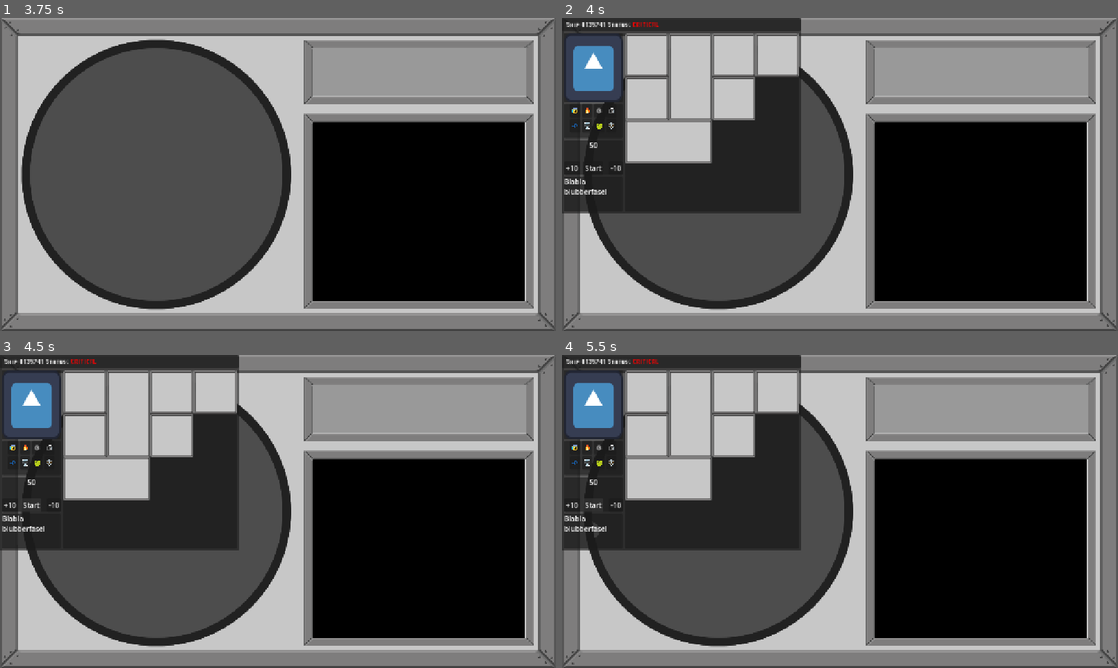
Above: before the commit, frames 1-4 (two rows, left to right).
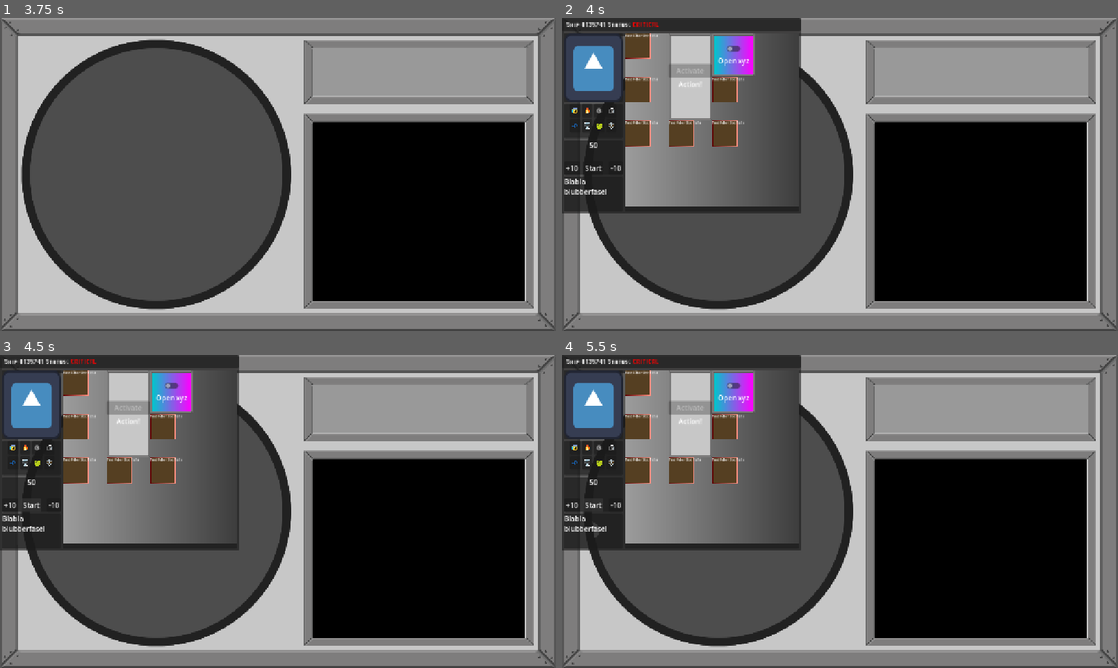
Above: after the commit, the same moments.

Repository: MisterIXI/godot-wildjam-98
Game: Godot game, scene res://scenes/menu/main_menu.tscn
Same seed, same stepped clock (60 frames per second), same inputs: the game is played once before the commit and once after it. The engine's default icon, where the game draws it, is replaced by a stand-in: a white triangle on a blue panel in a dark square. Sound files missing from this copy of the repository are replaced by a short silence.
Inputs (mouse positions are in pixels of both pictures, inside the frame that each line leads up to):
- Up to frame 1 (3.75 s): click "Start" at 0.5 s; tap Enter at 1.25, 2.75 s; move the mouse to (400, 158) at 1.27 s; press the mouse at (400, 158) at 1.28 s; release the mouse at (400, 158) at 2 s; tap Space at 2, 3.5 s; drag from (166, 190) to (250, 237) at 2.02 s; move the mouse to (333, 105) at 2.77 s; press the mouse at (333, 105) at 2.78 s; release the mouse at (333, 105) at 3.5 s; drag from (250, 237) to (111, 127) at 3.52 s
- Up to frame 2 (4 s): no input
- Up to frame 3 (4.5 s): click "Start" at 4.25 s
- Up to frame 4 (5.5 s): click "Start" at 5 s

Frame 1 is identical in both runs. In frame 2, 15% of the frame differs, in the area x 11-43%, y 4-61%; in frame 3, 15%; in frame 4, 15%.

Commit message:
progress to working module spawner

Diff:
--- /dev/null
+++ b/space-ship-support/resources/modules/diagnose/mod_diag_led.tscn
@@ -0,0 +1,9 @@
+[gd_scene format=3 uid="uid://dlb0o2qwnvohy"]
+
+[node name="ModDiagLed" type="Control" unique_id=67337367]
+layout_mode = 3
+anchors_preset = 15
+anchor_right = 1.0
+anchor_bottom = 1.0
+grow_horizontal = 2
+grow_vertical = 2
--- a/space-ship-support/scenes/menu/background_anim.gd
+++ b/space-ship-support/scenes/menu/background_anim.gd
@@ -35,7 +35,9 @@
 	label.global_position = pos
 	label.text = "S" if randf() < 0.9 else "T"
 	add_child(label)
-
+	if not get_tree():
+		push_warning("wtf")
+		return
 	var tween: Tween = get_tree().create_tween().set_parallel(true)
 	var this_lifetime = randf_range(lifetime * min_variance, lifetime * max_variance)
 	tween.tween_property(label, "modulate:a", 0.0, this_lifetime * 0.95)
--- a/space-ship-support/scenes/modules/locked_action_module1x2.tscn
+++ b/space-ship-support/scenes/modules/locked_action_module1x2.tscn
@@ -1,6 +1,7 @@
 [gd_scene format=3 uid="uid://dmn2w6p4x5lfp"]
 
 [ext_resource type="Script" uid="uid://c31wecxucr7to" path="res://scenes/modules/locked_action_module.gd" id="1_wtljm"]
+[ext_resource type="Texture2D" uid="uid://d33n1qrupesbq" path="res://assets/9slice_base.png" id="2_arqsx"]
 
 [sub_resource type="Gradient" id="Gradient_d0aqk"]
 colors = PackedColorArray(0.36155424, 3.218744e-07, 1.2032687e-07, 1, 1, 0.5710682, 0.50889325, 1)
@@ -10,29 +11,27 @@
 width = 80
 height = 160
 
-[sub_resource type="Gradient" id="Gradient_tbj38"]
-resource_local_to_scene = true
-colors = PackedColorArray(0.9999996, 0.5422048, 0.22767588, 1, 0.27538705, 0.63770074, 1, 1)
-
-[sub_resource type="GradientTexture2D" id="GradientTexture2D_66fu8"]
-resource_local_to_scene = true
-gradient = SubResource("Gradient_tbj38")
-width = 76
-height = 156
-
 [node name="LockedActionModule1x2" type="Control" unique_id=513390589 node_paths=PackedStringArray("button")]
 layout_mode = 3
-anchors_preset = 15
-anchor_right = 1.0
-anchor_bottom = 1.0
-offset_right = -1200.0
-offset_bottom = -560.0
-grow_horizontal = 2
-grow_vertical = 2
+anchors_preset = 0
+offset_right = 100.0
+offset_bottom = 200.0
 script = ExtResource("1_wtljm")
 button = NodePath("VBoxContainer/Button")
 
+[node name="NinePatchRect" type="NinePatchRect" parent="." unique_id=1682028622]
+texture_filter = 1
+layout_mode = 0
+offset_right = 100.0
+offset_bottom = 200.0
+texture = ExtResource("2_arqsx")
+patch_margin_left = 5
+patch_margin_top = 5
+patch_margin_right = 5
+patch_margin_bottom = 5
+
 [node name="BackgroundTR" type="TextureRect" parent="." unique_id=1093026655]
+visible = false
 layout_mode = 1
 anchors_preset = 15
 anchor_right = 1.0
@@ -55,7 +54,6 @@
 offset_bottom = 28.0
 grow_horizontal = 2
 grow_vertical = 2
-texture = SubResource("GradientTexture2D_66fu8")
 stretch_mode = 2
 
 [node name="VBoxContainer" type="VBoxContainer" parent="." unique_id=176310455]
--- a/space-ship-support/scenes/modules/remote_control_module.tscn
+++ b/space-ship-support/scenes/modules/remote_control_module.tscn
@@ -1,6 +1,7 @@
 [gd_scene format=3 uid="uid://c7jgcnbalm625"]
 
 [ext_resource type="Script" uid="uid://dd11h8uw0xh2k" path="res://scenes/modules/remote_control_module.gd" id="1_swtyh"]
+[ext_resource type="Texture2D" uid="uid://d33n1qrupesbq" path="res://assets/9slice_base.png" id="2_7ojht"]
 
 [sub_resource type="Gradient" id="Gradient_swtyh"]
 colors = PackedColorArray(0.36155424, 3.218744e-07, 1.2032687e-07, 1, 1, 0.5710682, 0.50889325, 1)
@@ -17,17 +18,18 @@
 [sub_resource type="GradientTexture2D" id="GradientTexture2D_31xfx"]
 resource_local_to_scene = true
 gradient = SubResource("Gradient_8p6oo")
-width = 76
-height = 76
+width = 90
+height = 90
 
 [node name="RemoteControlModule" type="Control" unique_id=1432464307]
 layout_mode = 3
 anchors_preset = 0
-offset_right = 80.0
-offset_bottom = 80.0
+offset_right = 100.0
+offset_bottom = 100.0
 script = ExtResource("1_swtyh")
 
 [node name="BackgroundTR" type="TextureRect" parent="." unique_id=510566462]
+visible = false
 layout_mode = 1
 anchors_preset = 15
 anchor_right = 1.0
@@ -37,6 +39,17 @@
 texture = SubResource("GradientTexture2D_7ojht")
 stretch_mode = 2
 
+[node name="NinePatchRect" type="NinePatchRect" parent="." unique_id=568643798]
+texture_filter = 1
+layout_mode = 0
+offset_right = 100.0
+offset_bottom = 100.0
+texture = ExtResource("2_7ojht")
+patch_margin_left = 5
+patch_margin_top = 5
+patch_margin_right = 5
+patch_margin_bottom = 5
+
 [node name="ForegroundTexture" type="TextureRect" parent="." unique_id=622733479]
 layout_mode = 1
 anchors_preset = 8
@@ -44,10 +57,10 @@
 anchor_top = 0.5
 anchor_right = 0.5
 anchor_bottom = 0.5
-offset_left = -28.0
-offset_top = -28.0
-offset_right = 28.0
-offset_bottom = 28.0
+offset_left = -45.0
+offset_top = -45.0
+offset_right = 45.0
+offset_bottom = 45.0
 grow_horizontal = 2
 grow_vertical = 2
 texture = SubResource("GradientTexture2D_31xfx")
--- a/space-ship-support/scenes/radar/radar.gd
+++ b/space-ship-support/scenes/radar/radar.gd
@@ -8,7 +8,6 @@
 @export var window_scene: PackedScene
 @export var window_root: Control
 
-var ship_data: Dictionary[Ship, ShipWindow] = {}
 
 func spawn_ship() -> void:
 	var spawn_pos: Vector2 = Vector2(360, 0)
@@ -21,3 +20,4 @@
 	var ship_window: ShipWindow = window_scene.instantiate()
 	# ship_window.hide()
 	window_root.add_child(ship_window)
+	new_ship.ship_window = ship_window
--- a/space-ship-support/scenes/radar/ship.gd
+++ b/space-ship-support/scenes/radar/ship.gd
@@ -16,6 +16,8 @@
 var target_close = false
 var ship_direction: Vector2
 var ship_speed: float = 40
+
+var ship_window: ShipWindow = null
 
 func _physics_process(delta: float) -> void:
 	position += ship_direction * ship_speed * delta
--- a/space-ship-support/scenes/ship_spawner/ship_layout.gd
+++ b/space-ship-support/scenes/ship_spawner/ship_layout.gd
@@ -1,8 +1,8 @@
 class_name ShipLayout
-extends Node2D
+extends Control
 
 
-const SLOT_SIZE_XY: float = 80
+const SLOT_SIZE_XY: float = 100
 
 @export var start_marker: Marker2D
 
@@ -24,7 +24,7 @@
 		var scene: PackedScene = module_data.get_or_load_scene()
 
 		var module: ShipModule = scene.instantiate() as ShipModule
-		module.global_position = get_spawn_pos(slot_position)
+		module.position = get_spawn_pos(slot_position)
 		module.init_from_resource(module_data, slot_position)
 		add_child(module)
 		print("slot: ", slot_position, " -> init module:" , module_data.module_name, " with color ", module_data.debug_color.to_html())
@@ -38,7 +38,7 @@
 		link_puzzle_data(main_puzzle_module, puzzle_modules[main_puzzle_module])
 
 func get_spawn_pos(vec2i: Vector2i) -> Vector2:
-	return start_marker.global_position + (vec2i * SLOT_SIZE_XY)
+	return (vec2i * SLOT_SIZE_XY)
 
 func link_puzzle_data(main_puzzle_module: ShipModule, puzzle: PuzzleConfigData) -> void:
 
--- a/space-ship-support/scenes/ship_spawner/ship_layout.tscn
+++ b/space-ship-support/scenes/ship_spawner/ship_layout.tscn
@@ -7,17 +7,16 @@
 
 [sub_resource type="GradientTexture2D" id="GradientTexture2D_v5yq1"]
 gradient = SubResource("Gradient_v5yq1")
-width = 600
-height = 600
+width = 400
+height = 400
 
-[node name="ShipLayout" type="Node2D" unique_id=1128478476 node_paths=PackedStringArray("start_marker")]
+[node name="ShipLayout" type="Control" unique_id=621327236]
+layout_mode = 3
+anchors_preset = 0
 script = ExtResource("1_v5yq1")
-start_marker = NodePath("StartMarker2D")
 
-[node name="StartMarker2D" type="Marker2D" parent="." unique_id=115897841]
-position = Vector2(100, 100)
-
-[node name="Background" type="Sprite2D" parent="." unique_id=1495171122]
-position = Vector2(67, 65)
+[node name="TextureRect" type="TextureRect" parent="." unique_id=774638706]
+layout_mode = 0
+offset_right = 40.0
+offset_bottom = 40.0
 texture = SubResource("GradientTexture2D_v5yq1")
-centered = false
--- a/space-ship-support/scenes/ship_spawner/ship_spawner.gd
+++ b/space-ship-support/scenes/ship_spawner/ship_spawner.gd
@@ -4,10 +4,10 @@
 const SHIP_LAYOUT: PackedScene = preload("res://scenes/ship_spawner/ship_layout.tscn")
 
 @export_range(2, 30) var min_x_size: int = 3
-@export_range(2, 30) var max_x_size: int = 6
+@export_range(2, 30) var max_x_size: int = 4
 
 @export_range(2, 30) var min_y_size: int = 3
-@export_range(2, 30) var max_y_size: int = 6
+@export_range(2, 30) var max_y_size: int = 4
 
 @export_range(2, 30) var min_num_puzzles: int = 1
 @export_range(2, 30) var max_num_puzzles: int = 3
--- a/space-ship-support/scenes/window/window.tscn
+++ b/space-ship-support/scenes/window/window.tscn
@@ -4,6 +4,11 @@
 [ext_resource type="Texture2D" uid="uid://byqodh57uugor" path="res://icon.svg" id="2_0osky"]
 [ext_resource type="FontFile" uid="uid://bbwwkkjcgbkgq" path="res://assets/fonts/PixelOperatorHBSC.ttf" id="2_obuqq"]
 [ext_resource type="Texture2D" uid="uid://d33n1qrupesbq" path="res://assets/9slice_base.png" id="4_lnte3"]
+[ext_resource type="Script" uid="uid://dc3mh3v1d4l2x" path="res://scenes/ship_spawner/ship_spawner.gd" id="4_y2ayq"]
+[ext_resource type="Script" uid="uid://bqflxpuoyu2uc" path="res://scenes/ship_spawner/puzzle_config_data.gd" id="5_omw1o"]
+[ext_resource type="Resource" uid="uid://bo1m5stq58h8u" path="res://resources/puzzle1.tres" id="6_58ypt"]
+[ext_resource type="Script" uid="uid://bouy1x6lj0101" path="res://scenes/ship_spawner/module_data.gd" id="7_aejpm"]
+[ext_resource type="Resource" uid="uid://isxtfa6m1xiu" path="res://resources/testing/test_filler_slot_1.tres" id="8_wdkw8"]
 
 [node name="Window" type="Panel" unique_id=118375707]
 clip_contents = true
@@ -177,7 +182,19 @@
 layout_mode = 2
 mouse_filter = 1
 
+[node name="Control" type="Control" parent="ContentMarginContainer/HBoxContainer/ModuleMarginContainer/PanelContainer" unique_id=206438609]
+layout_mode = 1
+anchors_preset = 15
+anchor_right = 1.0
+anchor_bottom = 1.0
+grow_horizontal = 2
+grow_vertical = 2
+script = ExtResource("4_y2ayq")
+puzzle_configs = Array[ExtResource("5_omw1o")]([ExtResource("6_58ypt")])
+available_fillers = Array[ExtResource("7_aejpm")]([ExtResource("8_wdkw8")])
+
 [node name="NinePatchRect" type="NinePatchRect" parent="ContentMarginContainer/HBoxContainer/ModuleMarginContainer/PanelContainer" unique_id=1915960077]
+visible = false
 texture_filter = 1
 custom_minimum_size = Vector2(100, 100)
 layout_mode = 0
@@ -191,6 +208,7 @@
 patch_margin_bottom = 5
 
 [node name="NinePatchRect2" type="NinePatchRect" parent="ContentMarginContainer/HBoxContainer/ModuleMarginContainer/PanelContainer" unique_id=1226233660]
+visible = false
 texture_filter = 1
 custom_minimum_size = Vector2(100, 200)
 layout_mode = 0
@@ -204,6 +222,7 @@
 patch_margin_bottom = 5
 
 [node name="NinePatchRect3" type="NinePatchRect" parent="ContentMarginContainer/HBoxContainer/ModuleMarginContainer/PanelContainer" unique_id=1857413368]
+visible = false
 texture_filter = 1
 custom_minimum_size = Vector2(100, 100)
 layout_mode = 0
@@ -217,6 +236,7 @@
 patch_margin_bottom = 5
 
 [node name="NinePatchRect6" type="NinePatchRect" parent="ContentMarginContainer/HBoxContainer/ModuleMarginContainer/PanelContainer" unique_id=741842443]
+visible = false
 texture_filter = 1
 custom_minimum_size = Vector2(100, 100)
 layout_mode = 0
@@ -231,6 +251,7 @@
 patch_margin_bottom = 5
 
 [node name="NinePatchRect7" type="NinePatchRect" parent="ContentMarginContainer/HBoxContainer/ModuleMarginContainer/PanelContainer" unique_id=203524034]
+visible = false
 texture_filter = 1
 custom_minimum_size = Vector2(100, 100)
 layout_mode = 0
@@ -244,6 +265,7 @@
 patch_margin_bottom = 5
 
 [node name="NinePatchRect4" type="NinePatchRect" parent="ContentMarginContainer/HBoxContainer/ModuleMarginContainer/PanelContainer" unique_id=1379024677]
+visible = false
 texture_filter = 1
 custom_minimum_size = Vector2(100, 100)
 layout_mode = 0
@@ -256,6 +278,7 @@
 patch_margin_bottom = 5
 
 [node name="NinePatchRect5" type="NinePatchRect" parent="ContentMarginContainer/HBoxContainer/ModuleMarginContainer/PanelContainer" unique_id=1409216049]
+visible = false
 texture_filter = 1
 custom_minimum_size = Vector2(100, 100)
 layout_mode = 0
